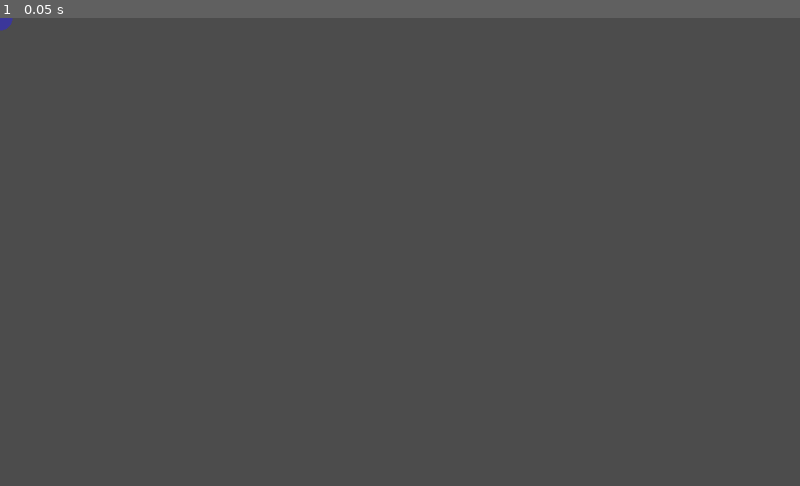
Above: before the commit, frame 1.
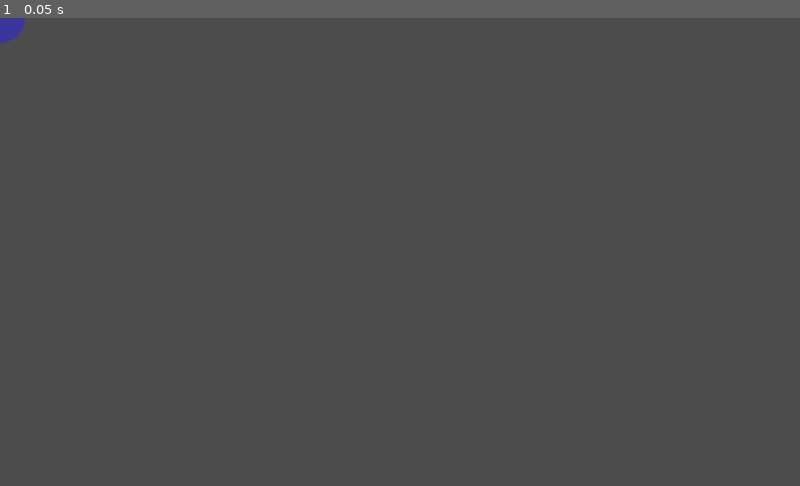
Above: after the commit, the same moment.

Repository: ItsSeaJay/april-2018-convenience-jam
Game: Godot game, scene res://Scenes/Main.tscn
Same seed, same stepped clock (60 frames per second), same inputs: the game is played once before the commit and once after it.
Inputs:
- Up to frame 1 (0.05 s): no input

The runs differ from the first frame. In frame 1, 0.1% of the frame differs, in the area x 0-4%, y 0-6%.

Commit message:
Add input mappings for moving and firing

Diff:
--- a/April2018ConvenienceJam/Scenes/Main.tscn
+++ b/April2018ConvenienceJam/Scenes/Main.tscn
@@ -6,6 +6,6 @@
 
 [node name="Player" parent="." instance=ExtResource( 1 )]
 color = Color( 0.235294, 0.219608, 0.607843, 1 )
-radius = 16.0
+radius = 32.0
 
 [node name="Camera2D" type="Camera2D" parent="."]
--- a/April2018ConvenienceJam/project.godot
+++ b/April2018ConvenienceJam/project.godot
@@ -19,6 +19,34 @@
 run/main_scene="res://Scenes/Main.tscn"
 config/icon="res://icon.png"
 
+[input]
+
+move_up={
+"deadzone": 0.5,
+"events": [ Object(InputEventKey,"resource_local_to_scene":false,"resource_name":"","device":0,"alt":false,"shift":false,"control":false,"meta":false,"command":false,"pressed":false,"scancode":16777232,"unicode":0,"echo":false,"script":null)
+ ]
+}
+move_down={
+"deadzone": 0.5,
+"events": [ Object(InputEventKey,"resource_local_to_scene":false,"resource_name":"","device":0,"alt":false,"shift":false,"control":false,"meta":false,"command":false,"pressed":false,"scancode":16777234,"unicode":0,"echo":false,"script":null)
+ ]
+}
+move_left={
+"deadzone": 0.5,
+"events": [ Object(InputEventKey,"resource_local_to_scene":false,"resource_name":"","device":0,"alt":false,"shift":false,"control":false,"meta":false,"command":false,"pressed":false,"scancode":16777231,"unicode":0,"echo":false,"script":null)
+ ]
+}
+move_right={
+"deadzone": 0.5,
+"events": [ Object(InputEventKey,"resource_local_to_scene":false,"resource_name":"","device":0,"alt":false,"shift":false,"control":false,"meta":false,"command":false,"pressed":false,"scancode":16777233,"unicode":0,"echo":false,"script":null)
+ ]
+}
+fire={
+"deadzone": 0.5,
+"events": [ Object(InputEventMouseButton,"resource_local_to_scene":false,"resource_name":"","device":0,"alt":false,"shift":false,"control":false,"meta":false,"command":false,"button_mask":0,"position":Vector2( 0, 0 ),"global_position":Vector2( 0, 0 ),"factor":1.0,"button_index":1,"pressed":false,"doubleclick":false,"script":null)
+ ]
+}
+
 [rendering]
 
 environment/default_environment="res://default_env.tres"
